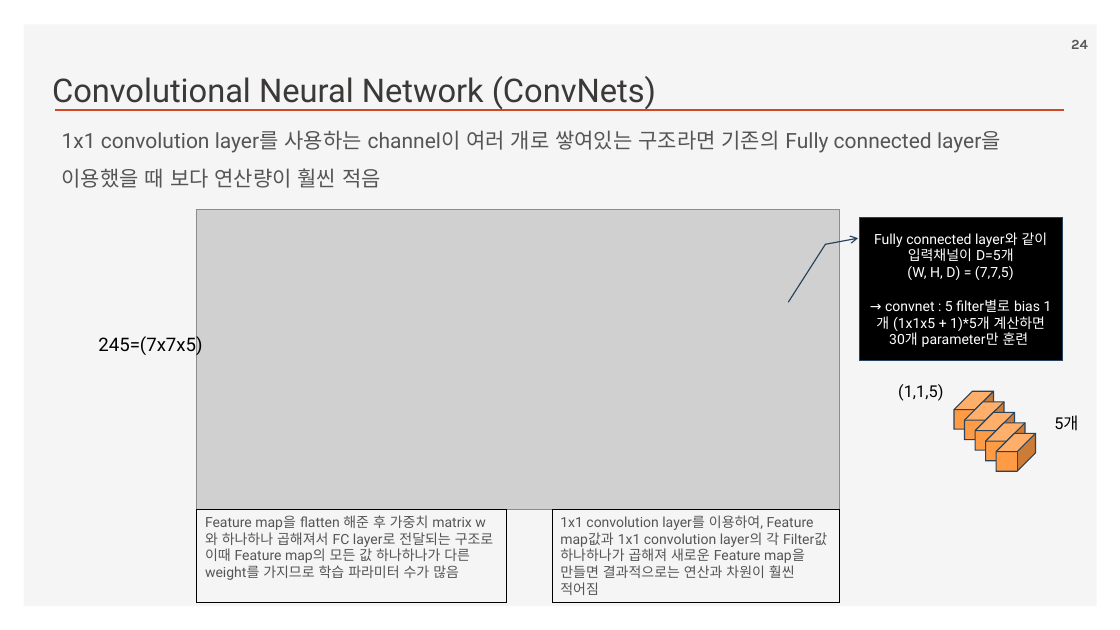
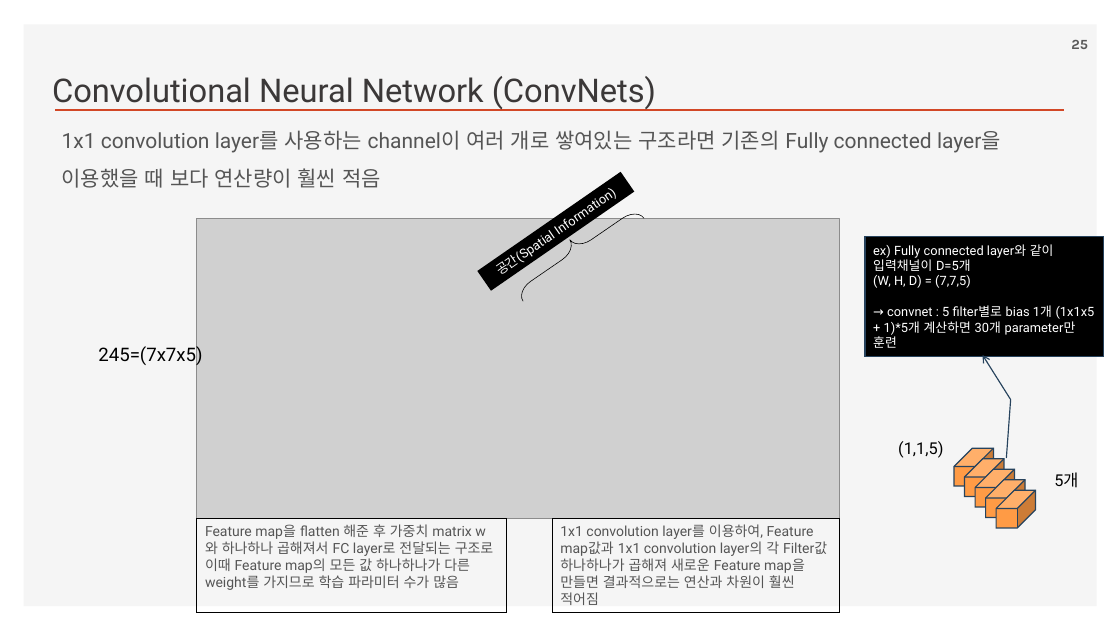
Before and after one commit to ancestor9/2026_Fall_Deep-Learning-with-Python, a slide deck: slide 25 of Chapter 09 ConvNet architecture patterns.pptx (slide 24 before the commit). Drawn at 1120x630 pixels with LibreOffice and Linux fonts; fonts in the diff are those of the drawing; grey boxes stand for pictures; background and template pictures are left out. Boxes give left, top, right and bottom in pixels: in the first picture for what was removed or moved away, otherwise in the second. Text is boxed around its words. In the diff, an @@ line names an element or a change of style, - is before the commit and + after.

```diff
--- a/Chapter 09 ConvNet architecture patterns.pptx
+++ b/Chapter 09 ConvNet architecture patterns.pptx
@@ page number at [1071, 40, 1088, 49]: text changed @@
-24
+25
@@ rectangle added at [477, 172, 635, 291], fill #000000, 11 pt, text #FFFFFF @@
+공간(Spatial Information)
@@ right brace added at [509, 198, 644, 302], outline #000000 0.5 pt @@
@@ border callout "ex) Fully connected layer와 같이 ...": place and size @@
-border callout "ex) Fully connected layer와 같이 ..." at [860, 218, 1063, 360]
+border callout "ex) Fully connected layer와 같이 ..." at [865, 236, 1104, 356]
@@ border callout "ex) Fully connected layer와 같이 ..." at [865, 236, 1104, 356]: proportions changed @@
@@ text in border callout at [873, 244, 1054, 271]: text changed; size 12 to 11 pt @@
-Fully connected layer와 같이 입력채널이 D=5개
+ex) Fully connected layer와 같이 입력채널이 D=5개
@@ text in border callout at [873, 275, 1095, 348]: size 12 to 11 pt in "(W, H, D) = (7,7,5)", "→ convnet : 5 filter별로 bias 1개 ..."; alignment centre to left @@
@@ 5 cubes, 2 texts: place and size @@
-5 cubes, 2 texts at [898, 384, 1078, 471]
+5 cubes, 2 texts at [898, 441, 1078, 528]
@@ 2 rectangles, 1 picture, 1 text: place and size @@
-2 rectangles, 1 picture, 1 text at [98, 209, 840, 602]
+2 rectangles, 1 picture, 1 text at [98, 218, 840, 613]
```
Also in this commit, not shown: 1 other slide changed, 1 slide added.
